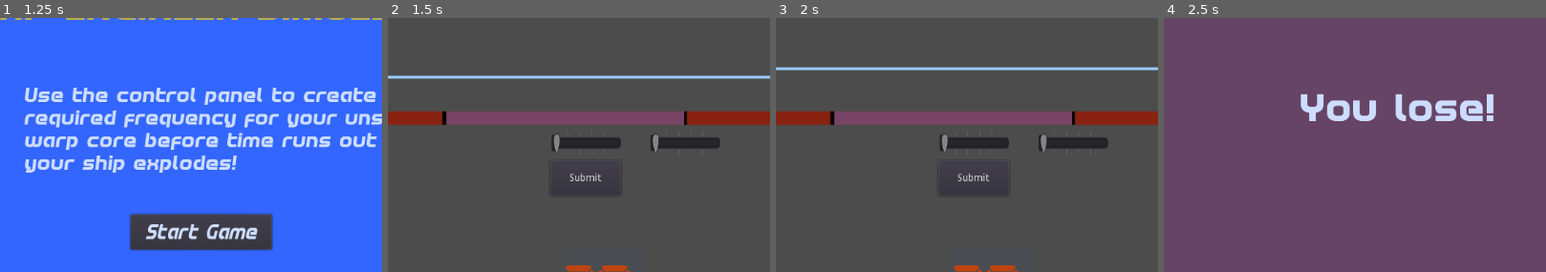
Above: before the commit, frames 1-4 (left to right).
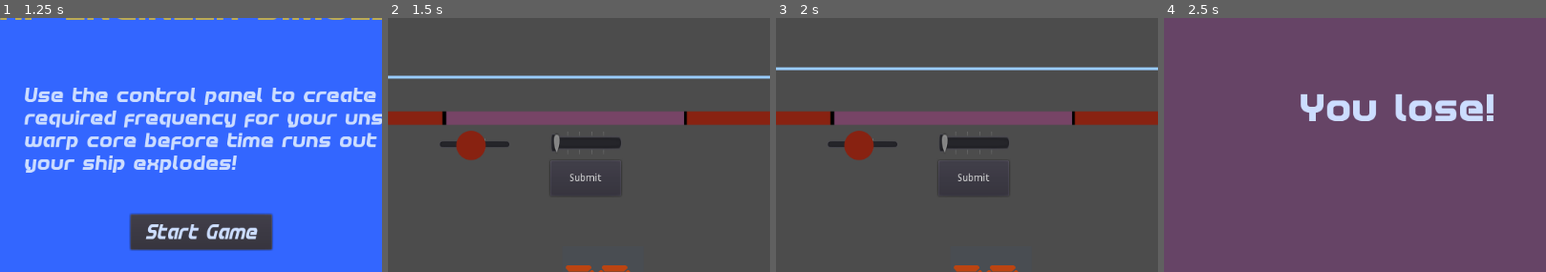
Above: after the commit, the same moments.

Repository: squiggle-at-squiggle/LDJam49
Game: Godot game, scene res://Scenes/Main.tscn
Two runs of this game, one before a commit and one after it. Both use one fixed random seed, a clock stepped at 60 frames per second and the inputs below.
Inputs:
- Up to frame 1 (1.25 s): click "Submit" at 0.5 s
- Up to frame 2 (1.5 s): click "Start Game" at 1.25 s
- Up to frame 3 (2 s): no input
- Up to frame 4 (2.5 s): click "Submit" at 2 s
The pictures show only the part of the screen within x 24-74%, y 28-78%; the shares and areas given below are measured in that part.

Frame 1 is identical in both runs. In frame 2, 1.8% of the frame differs, in the area x 13-87%, y 44-57%; in frame 3, 1.8%; in frame 4, nothing differs.

Commit message:
lil circle slider

Diff:
--- a/Code/ControlPanel.gd
+++ b/Code/ControlPanel.gd
@@ -16,13 +16,12 @@
 
 func _on_Submit_pressed():
 	submission = $Control/SliderOne/HSlider.value
-	submission2 = $Control/SliderOne2/HSlider.value
+	submission2 = $Control/SliderTwo/HSlider.value
 	emit_signal("submitted")
 
 
 func _on_SliderOne_changed():
-	$Control/PlayerScreen.draw_from_puzzle($Control/SliderOne/HSlider.value, $Control/SliderOne2/HSlider.value)
+	$Control/PlayerScreen.draw_from_puzzle($Control/SliderOne/HSlider.value, $Control/SliderTwo/HSlider.value)
 
-
-func _on_SliderOne2_changed():
-	$Control/PlayerScreen.draw_from_puzzle($Control/SliderOne/HSlider.value, $Control/SliderOne2/HSlider.value)
+func _on_SliderTwo_changed():
+	$Control/PlayerScreen.draw_from_puzzle($Control/SliderOne/HSlider.value, $Control/SliderTwo/HSlider.value)
--- a/Scenes/ControlPanel.tscn
+++ b/Scenes/ControlPanel.tscn
@@ -1,9 +1,10 @@
-[gd_scene load_steps=5 format=2]
+[gd_scene load_steps=6 format=2]
 
 [ext_resource path="res://Code/ControlPanel.gd" type="Script" id=1]
 [ext_resource path="res://Scenes/SliderOne.tscn" type="PackedScene" id=2]
 [ext_resource path="res://Art/lcars-viewbox-2.png" type="Texture" id=3]
 [ext_resource path="res://Scenes/PlayerScreen.tscn" type="PackedScene" id=4]
+[ext_resource path="res://Scenes/SliderTwo.tscn" type="PackedScene" id=5]
 
 [node name="ControlPanel" type="CanvasLayer"]
 script = ExtResource( 1 )
@@ -50,11 +51,11 @@
 position = Vector2( 75, 225 )
 line_color = "99CCFF"
 
-[node name="SliderOne2" parent="Control" instance=ExtResource( 2 )]
-margin_left = 630.5
-margin_top = 359.0
-margin_right = -324.5
-margin_bottom = -308.0
+[node name="SliderTwo" parent="Control" instance=ExtResource( 5 )]
+margin_left = 332.5
+margin_top = 351.5
+margin_right = -622.5
+margin_bottom = -315.5
 
 [node name="Sprite" type="Sprite" parent="."]
 position = Vector2( 536.5, 207 )
@@ -63,4 +64,4 @@
 
 [connection signal="pressed" from="Control/Submit" to="." method="_on_Submit_pressed"]
 [connection signal="changed" from="Control/SliderOne" to="." method="_on_SliderOne_changed"]
-[connection signal="changed" from="Control/SliderOne2" to="." method="_on_SliderOne2_changed"]
+[connection signal="changed" from="Control/SliderTwo" to="." method="_on_SliderTwo_changed"]
--- /dev/null
+++ b/Scenes/SliderTwo.tscn
@@ -0,0 +1,16 @@
+[gd_scene load_steps=3 format=2]
+
+[ext_resource path="res://Scenes/SliderOne.tscn" type="PackedScene" id=1]
+[ext_resource path="res://Art/dfb22675-f827-4a3c-b175-c30cc8c438dc.sketchpad.png" type="Texture" id=2]
+
+[node name="SliderTwo" instance=ExtResource( 1 )]
+
+[node name="HSlider" parent="." index="0"]
+margin_left = 0.25
+margin_right = 100.25
+margin_bottom = 50.0
+rect_scale = Vector2( 1, 1 )
+size_flags_horizontal = 0
+custom_icons/grabber_highlight = ExtResource( 2 )
+custom_icons/grabber = ExtResource( 2 )
+value = 2.0
Binary file added: Art/RedCircleGrabber.png
Not shown, added: Art/RedCircleGrabber.png.import
Binary file added: Art/dfb22675-f827-4a3c-b175-c30cc8c438dc.sketchpad.png
Not shown, added: Art/dfb22675-f827-4a3c-b175-c30cc8c438dc.sketchpad.png.import
